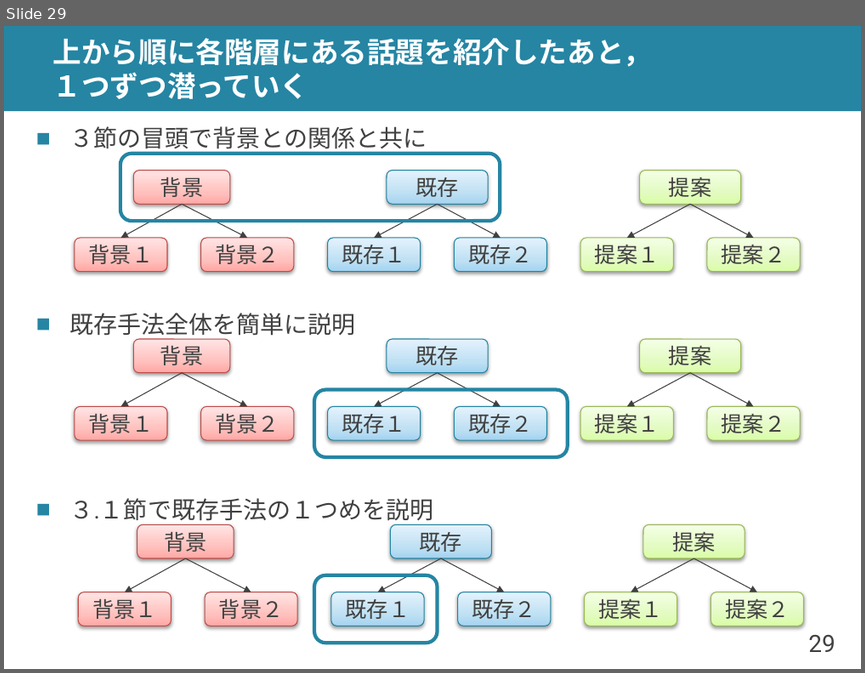
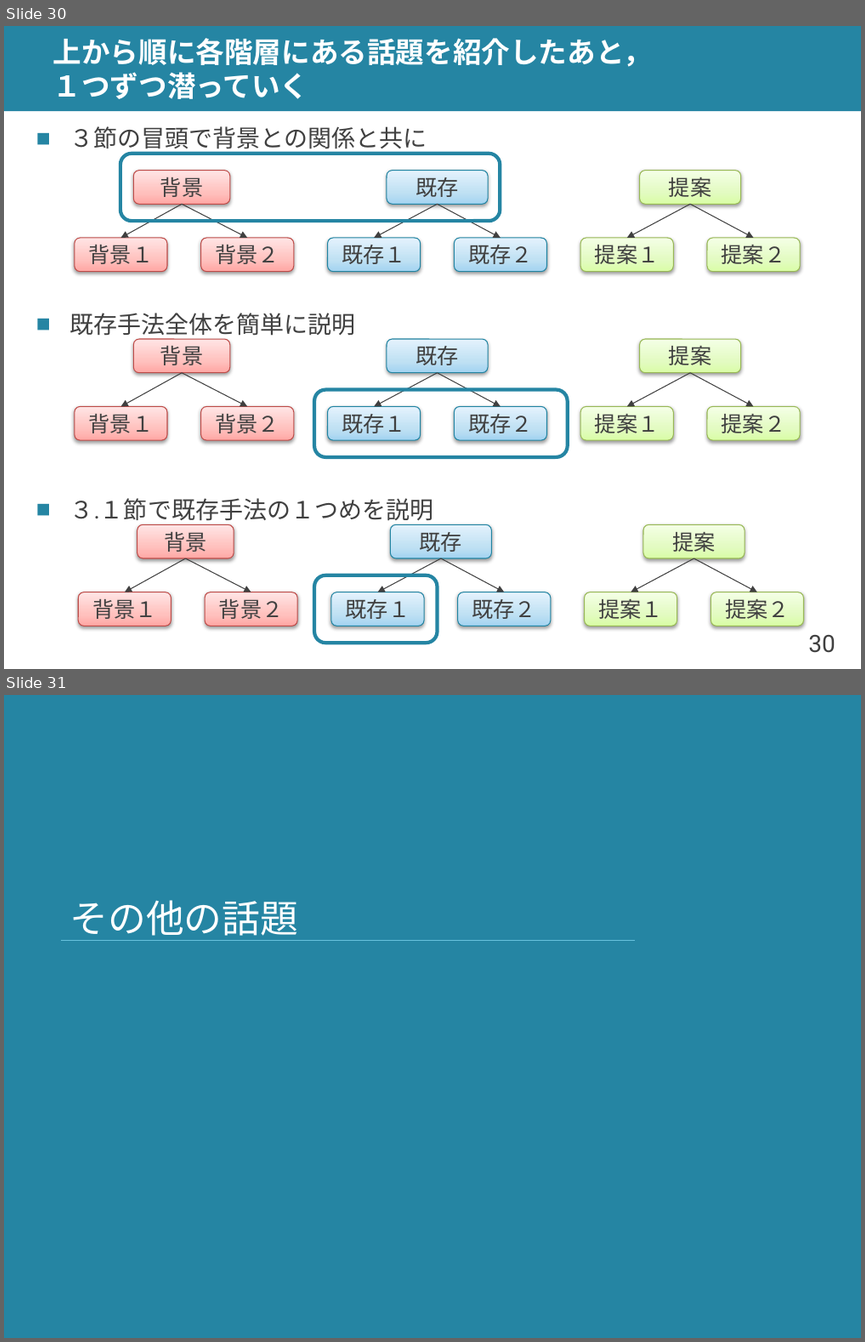
Before and after one commit to shioya-lab/how-to, a slide deck: writing.pptx. Shown one above the other, each under a label of ours: slide 29 before the commit, slides 30 and 31 after it. The pictures are 865x673 and 865x1342 pixels, drawn with LibreOffice and Linux fonts; fonts in the diff are those of the drawing. Boxes give left, top, right and bottom in pixels: in the first picture for what was removed or moved away, otherwise in the second. Text is boxed around its words. In the diff, an @@ line names an element or a change of style, - is before the commit and + after.

```diff
--- a/writing.pptx
+++ b/writing.pptx
@@ slide 31 added at [4,695,861,1338], background #2585A3 @@
@@ title added at [70,900,299,941], 32 pt, text #FFFFFF @@
+その他の話題
@@ line added from (62, 940) to (635, 940), #67C1DD 0.75 pt @@
@@ what was slide 29 is now slide 30 @@
@@ page number at [808,635,834,652]: text changed @@
-29
+30
```
Also in this commit, not shown: 1 slide changed, 3 other slides added.
